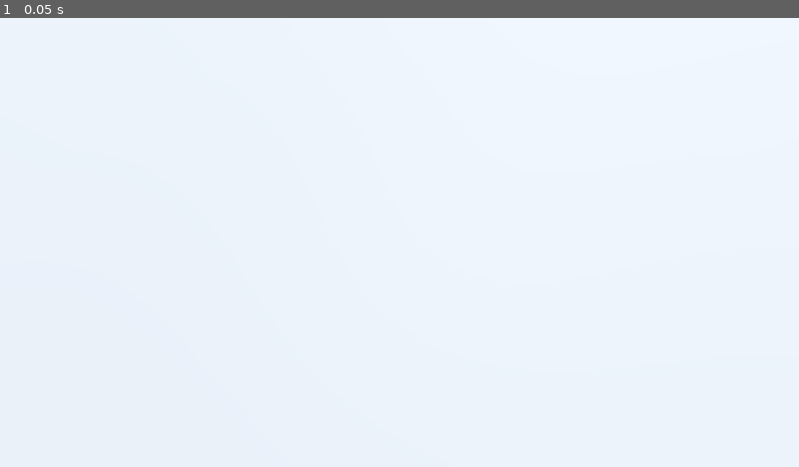
Above: before the commit, frame 1.
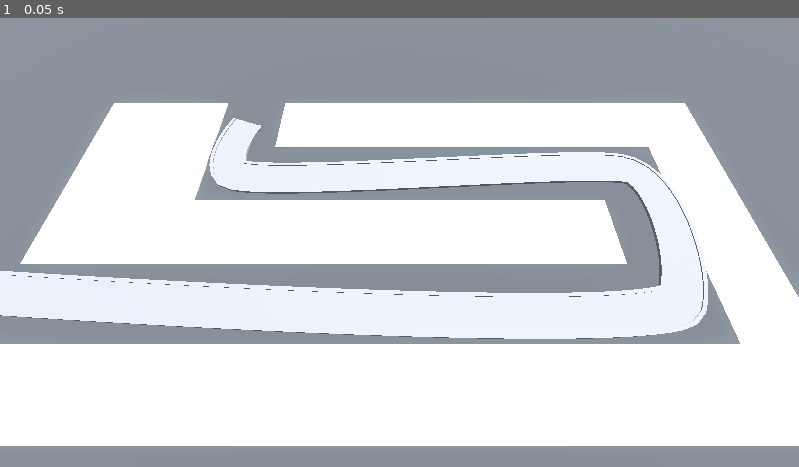
Above: after the commit, the same moment.

Repository: niamh-d/godot-3d-tower-defence
Game: Godot game, scene res://Scenes/base_level.tscn
Two runs of this game, one before a commit and one after it. Both use one fixed random seed, a clock stepped at 60 frames per second and the inputs below. The project has no main scene, so this scene is started directly.
Inputs:
- Up to frame 1 (0.05 s): no input

The runs differ from the first frame. In frame 1, 41% of the frame differs, in the area x 0-100%, y 0-100%.

Commit message:
set up path

Diff:
--- a/Scenes/base_level.tscn
+++ b/Scenes/base_level.tscn
@@ -15,6 +15,16 @@
 tonemap_mode = 2
 glow_enabled = true
 
+[sub_resource type="StandardMaterial3D" id="StandardMaterial3D_anjpx"]
+albedo_color = Color(0.266667, 0.266667, 0.266667, 1)
+
+[sub_resource type="Curve3D" id="Curve3D_bseye"]
+_data = {
+"points": PackedVector3Array(0, 0, 0, 0, 0, 0, -21.1886, 3.8147e-06, 5.48562, -1.33085, 0, 1.81286, 1.33085, 0, -1.81286, 14, 0, 6, 1.97119, 0, 0.88262, -1.97119, 0, -0.88262, 14.0363, 0, -2.19715, 1.23567, 0, 1.26509, -1.23567, 0, -1.26509, -10.2357, 0, -1.93237, 0, 0, 0, 0, 0, 0, -10.1769, 0, -6.13952),
+"tilts": PackedFloat32Array(0, 0, 0, 0, 0)
+}
+point_count = 5
+
 [node name="BaseLevel" type="Node3D"]
 
 [node name="WorldEnvironment" type="WorldEnvironment" parent="."]
@@ -27,9 +37,57 @@
 [node name="CSGBox3D" type="CSGBox3D" parent="."]
 transform = Transform3D(1, 0, 0, 0, 1, 0, 0, 0, 1, 0, -1, 0)
 size = Vector3(100, 2, 100)
+material = SubResource("StandardMaterial3D_anjpx")
 
 [node name="Camera3D" type="Camera3D" parent="."]
 transform = Transform3D(1, 0, 0, 0, 0.422618, 0.906308, 0, -0.906308, 0.422618, 0, 14.5, 9.5)
 
 [node name="GridMap" type="GridMap" parent="."]
 mesh_library = ExtResource("1_1xu8l")
+cell_size = Vector3(4, 4, 4)
+cell_center_y = false
+data = {
+"cells": PackedInt32Array(65535, 65534, 0, 65531, 65534, 0, 65532, 65534, 0, 0, 65534, 0, 1, 65534, 0, 2, 65534, 0, 3, 65534, 0, 4, 65534, 0, 4, 65535, 0, 4, 0, 0, 4, 1, 0, 4, 2, 0, 65531, 65535, 0, 65531, 0, 0, 65531, 2, 0, 65532, 2, 0, 65533, 2, 0, 65534, 2, 0, 65535, 2, 0, 0, 2, 0, 1, 2, 0, 2, 2, 0, 3, 2, 0, 65534, 65534, 0, 65532, 65535, 0, 65532, 0, 0, 65533, 0, 0, 65534, 0, 0, 65535, 0, 0, 0, 0, 0, 1, 0, 0, 2, 0, 0)
+}
+
+[node name="Path3D" type="Path3D" parent="."]
+curve = SubResource("Curve3D_bseye")
+
+[node name="Road" type="CSGPolygon3D" parent="Path3D"]
+polygon = PackedVector2Array(-1, 0, -1, 0.1, 1, 0.1, 1, 0)
+mode = 2
+path_node = NodePath("..")
+path_interval_type = 0
+path_interval = 0.5
+path_simplify_angle = 0.0
+path_rotation = 2
+path_local = false
+path_continuous_u = true
+path_u_distance = 1.0
+path_joined = false
+
+[node name="LeftEdge" type="CSGPolygon3D" parent="Path3D"]
+polygon = PackedVector2Array(-1.1, 0, -1.1, 0.15, -0.9, 0.15, -0.9, 0)
+mode = 2
+path_node = NodePath("..")
+path_interval_type = 0
+path_interval = 0.5
+path_simplify_angle = 0.0
+path_rotation = 2
+path_local = false
+path_continuous_u = true
+path_u_distance = 1.0
+path_joined = false
+
+[node name="RightEdge" type="CSGPolygon3D" parent="Path3D"]
+polygon = PackedVector2Array(0.9, 0, 0.9, 0.15, 1.1, 0.15, 1.1, 0)
+mode = 2
+path_node = NodePath("..")
+path_interval_type = 0
+path_interval = 0.5
+path_simplify_angle = 0.0
+path_rotation = 2
+path_local = false
+path_continuous_u = true
+path_u_distance = 1.0
+path_joined = false
Not shown: 1 places in Scenes/base_level.tscn that only renumber resources
